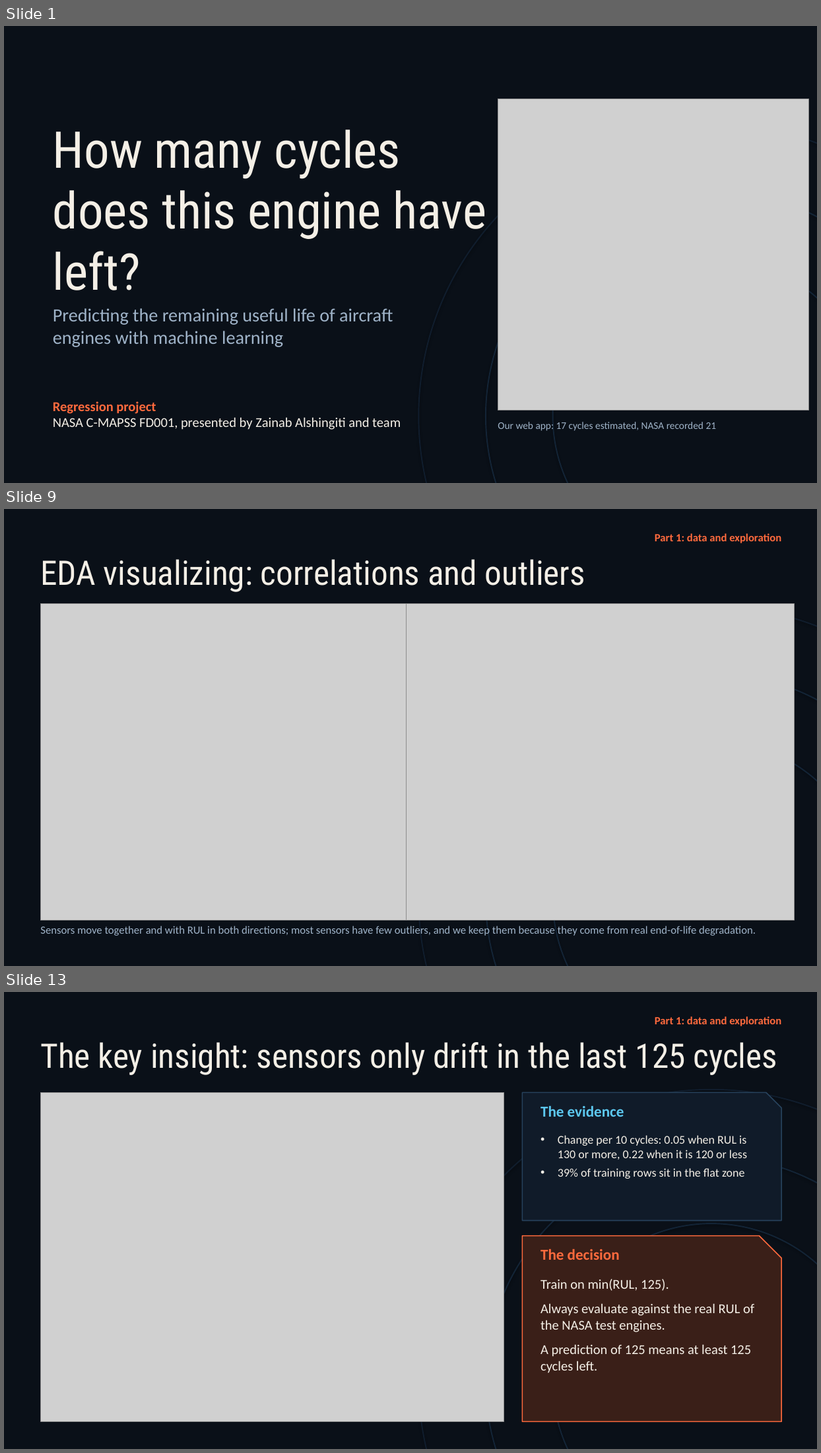
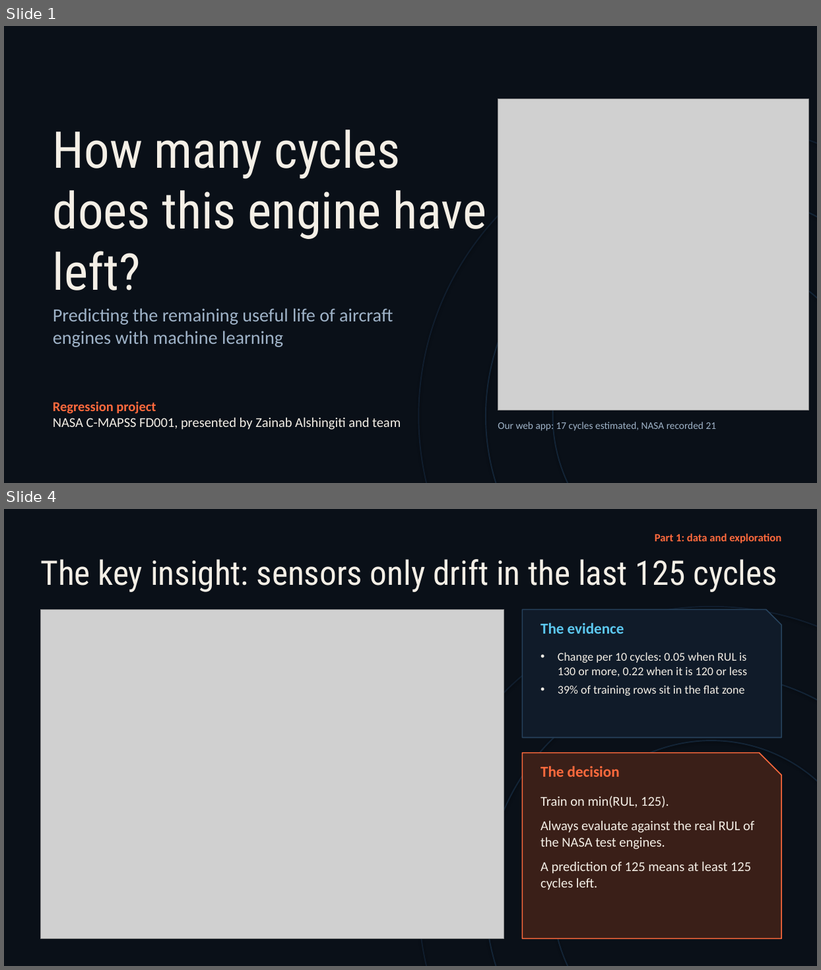
Before and after one commit to Shog7777/engine-rul-project, a slide deck: Presentation/Engine-RUL-Presentation.pptx. Shown one above the other, each under a label of ours: slides 1, 9 and 13 before the commit, slides 1 and 4 after it; the slides between them are not shown. The pictures are 821x1453 and 821x970 pixels, drawn with LibreOffice and Linux fonts; fonts in the diff are those of the drawing; grey boxes stand for pictures. Boxes give left, top, right and bottom in pixels: in the first picture for what was removed or moved away, otherwise in the second. Text is boxed around its words. In the diff, an @@ line names an element or a change of style, - is before the commit and + after.

```diff
--- a/Presentation/Engine-RUL-Presentation.pptx
+++ b/Presentation/Engine-RUL-Presentation.pptx
@@ slide 9 removed at [4, 509, 817, 966], background #0A1018 @@
@@ text removed at [655, 533, 781, 543] @@
-Part 1: data and exploration
@@ text removed at [40, 559, 585, 592] @@
-EDA visualizing: correlations and outliers
@@ picture removed at [40, 603, 416, 921] @@
@@ picture removed at [407, 603, 795, 921] @@
@@ ellipse removed at [418, 607, 817, 966] @@
@@ ellipse removed at [486, 674, 817, 966] @@
@@ ellipse removed at [553, 741, 817, 966] @@
@@ text removed at [40, 926, 756, 936] @@
-Sensors move together and with RUL in both directions; most sensors have few outliers, and we keep them because they come from real end-of-life degradation.
@@ what was slide 13 is now slide 4 @@
```
Also in this commit, not shown: 6 slides changed, 2 slides added, 18 other slides removed, 1 other file.
